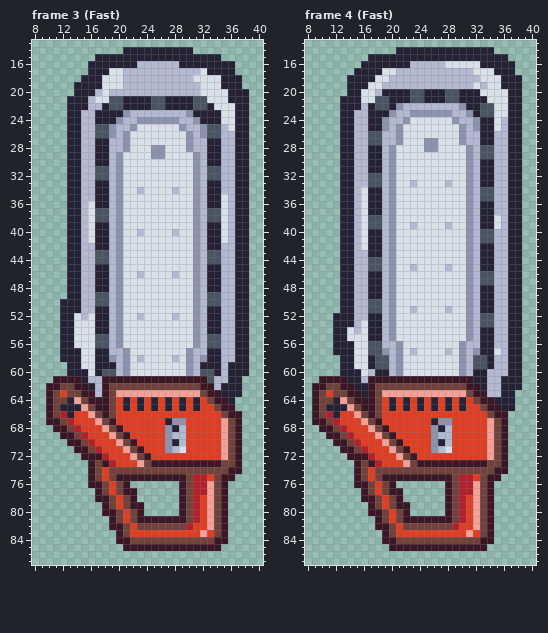
Pixel-art file: Chainsaw/Chainsaw/Chainsaw.aseprite. The picture above is the old version.
50x88 pixels, 10 frames. Shown: frame 3 (Fast): x 8..40, y 13..87; frame 4 (Fast): x 8..40, y 13..87. The commit also changed other frames, which this record leaves out.
After:
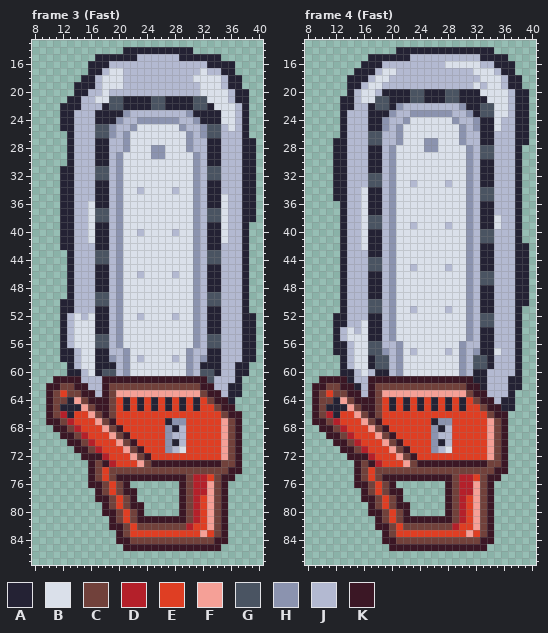
Palette (. is transparent): A #242234  B #dae0ea  C #71413b  D #b4202a  E #df3e23  F #f5a097  G #4a5462  H #8b93af  J #b3b9d1  K #3b1725
The edit:
Changed rows in their new state; - is an unchanged pixel.
Frame 3 (Fast), layer "teeth":
first column x 12:
15 -----------JJJJJJ-----------
16 -------JJJJ------JJJJ-------
17 ------J--------------JJ-----
18 -----J-----------------J----
19 -----J-----------------J----
20 ----J-------------------J---
21 ---J--------------------J---
22 A--J---------------------J--
23 A-J----------------------J--
24 A-J----------------------J--
25 A-J----------------------J--
26 --J----------------------J--
27 --J----------------------J-A
28 --J----------------------J-A
29 --J----------------------J-A
30 --J----------------------J-A
31 A-J----------------------J-A
32 A-J----------------------J-A
33 A-J----------------------J-A
34 A-J----------------------J-A
35 A-J----------------------J-A
36 A-J----------------------J-A
37 A-J----------------------J-A
38 A-J----------------------J-A
39 A-J----------------------J--
40 A-J----------------------J--
41 A-J----------------------J--
42 A-J----------------------J--
43 --J----------------------J--
44 --J----------------------J--
45 --J----------------------J--
46 --J----------------------J--
47 --J----------------------J--
48 --J----------------------J--
49 --J----------------------J--
50 --J----------------------J--
51 --J----------------------J--
52 -J-----------------------J-A
53 -J-----------------------J-A
54 -J-----------------------J-A
55 -J-----------------------J-A
56 -J-----------------------J-A
57 --J----------------------J-A
58 --J----------------------J-A
59 --J---------------------J---
60 ---J--------------------J---
61 ---J--------------------J---
62 ----J------------------J----
63 -----------------------J----
Frame 4 (Fast), layer "teeth":
first column x 12:
15 -----------JJJJJJJJJJ-------
16 -------JJJJ----------JJ-----
17 ------J----------------J----
18 -----J------------------J---
19 ----J-------------------J---
20 ---J---------------------J-A
21 ---J---------------------J-A
22 ---J---------------------J-A
23 --J----------------------J-A
24 --J----------------------J-A
25 --J----------------------J-A
26 --J----------------------J-A
27 A-J----------------------J-A
28 A-J----------------------J--
29 A-J----------------------J--
30 A-J----------------------J--
31 A-J----------------------J--
32 A-J----------------------J--
33 A-J----------------------J--
34 A-J----------------------J--
35 A-J----------------------J--
36 --J----------------------J--
37 --J----------------------J--
38 --J----------------------J--
39 --J----------------------J--
40 --J----------------------J--
41 --J----------------------J--
42 --J----------------------J-A
43 --J----------------------J-A
44 --J----------------------J-A
45 --J----------------------J-A
46 --J----------------------J-A
47 --J----------------------J-A
48 --J----------------------J-A
49 --J----------------------J-A
50 --J----------------------J-A
51 --J----------------------J--
52 --J----------------------J--
53 --J----------------------J--
54 -J-----------------------J--
55 -J-----------------------J--
56 --J----------------------J--
57 --J----------------------J--
58 --J----------------------J--
59 --J----------------------J--
60 ---J---------------------J--
61 ---J--------------------J---
62 ----J-------------------J---
63 ----J-------------------J---
64 -----------------------J----
